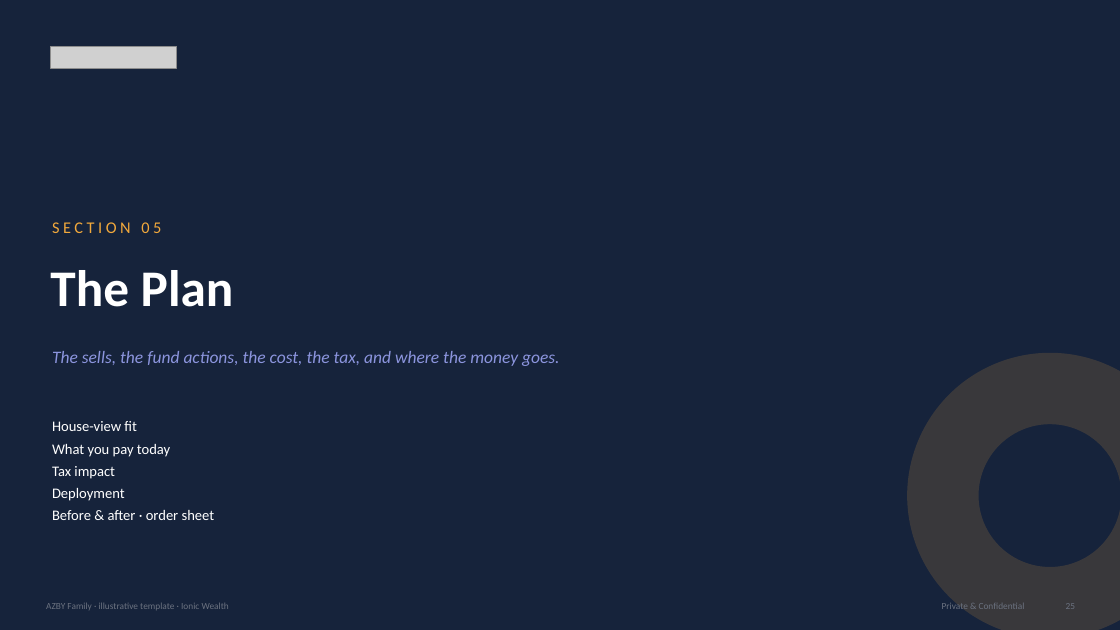
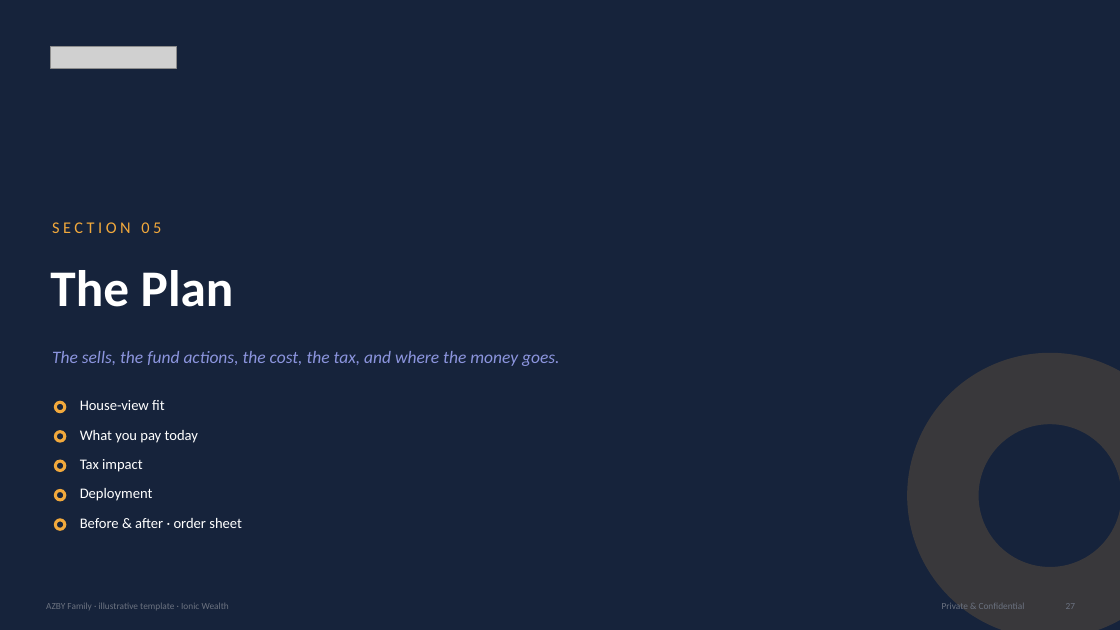
Before and after one commit to shreyas1gupta-wq/claude-demo, a slide deck: slide 28 of template/AZBY_Portfolio_Review_Template.pptx (slide 26 before the commit). Drawn at 1120x630 pixels with LibreOffice and Linux fonts; fonts in the diff are those of the drawing; grey boxes stand for pictures. Boxes give left, top, right and bottom in pixels: in the first picture for what was removed or moved away, otherwise in the second. Text is boxed around its words. In the diff, an @@ line names an element or a change of style, - is before the commit and + after.

```diff
--- a/template/AZBY_Portfolio_Review_Template.pptx
+++ b/template/AZBY_Portfolio_Review_Template.pptx
@@ donut added at (54, 401, 66, 413), fill #F2A93C @@
@@ text added at (80, 400, 165, 410), 12.5 pt, text #FFFFFF @@
+House-view fit
@@ text at (52, 421, 137, 431): paragraph removed @@
-House-view fit
@@ donut added at (54, 430, 66, 443), fill #F2A93C @@
@@ text "What you pay today": place and size @@
-text "What you pay today" at (52, 421, 215, 520)
+text "What you pay today" at (80, 430, 198, 443)
@@ text "What you pay today" at (80, 430, 198, 443): less space between paragraphs @@
@@ text at (52, 466, 215, 520): paragraphs removed @@
-Tax impact
-Deployment
-Before & after · order sheet
@@ donut added at (54, 460, 66, 472), fill #F2A93C @@
@@ text added at (80, 459, 143, 472), 12.5 pt, text #FFFFFF @@
+Tax impact
@@ donut added at (54, 489, 66, 502), fill #F2A93C @@
@@ text added at (80, 488, 153, 501), 12.5 pt, text #FFFFFF @@
+Deployment
@@ donut added at (54, 518, 66, 531), fill #F2A93C @@
@@ text added at (80, 518, 242, 528), 12.5 pt, text #FFFFFF @@
+Before & after · order sheet
```
Also in this commit, not shown: 37 other slides changed, 7 slides added, 11 other files.
